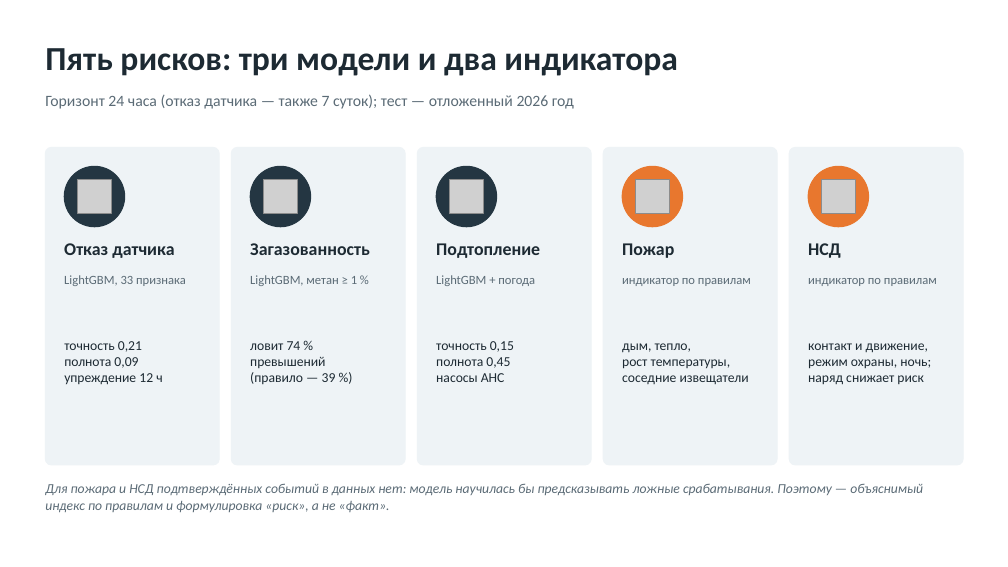
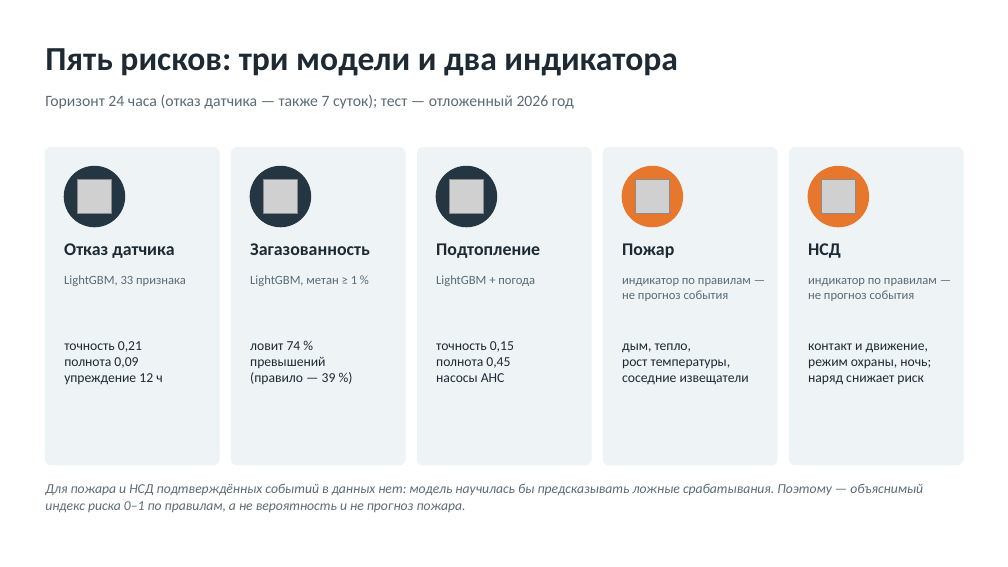
Before and after one commit to Microgit-dev/collector_incident_forecast, a slide deck: slide 6 of docs/delivery/out/Презентация.pptx. Drawn at 1008x567 pixels with LibreOffice and Linux fonts; fonts in the diff are those of the drawing; grey boxes stand for pictures. Boxes give left, top, right and bottom in pixels: in the first picture for what was removed or moved away, otherwise in the second. Text is boxed around its words. In the diff, an @@ line names an element or a change of style, - is before the commit and + after.

```diff
--- a/docs/delivery/out/Презентация.pptx
+++ b/docs/delivery/out/Презентация.pptx
@@ text at <box>622,278,751,301</box>: text changed @@
-индикатор по правилам
+индикатор по правилам —
+не прогноз события
@@ text at <box>808,278,937,301</box>: text changed @@
-индикатор по правилам
+индикатор по правилам —
+не прогноз события
@@ text at <box>45,484,923,512</box>: text changed @@
-Для пожара и НСД подтверждённых событий в данных нет: модель научилась бы предсказывать ложные срабатывания. Поэтому — объяснимый индекс по правилам и формулировка «риск», а не «факт».
+Для пожара и НСД подтверждённых событий в данных нет: модель научилась бы предсказывать ложные срабатывания. Поэтому — объяснимый индекс риска 0–1 по правилам, а не вероятность и не прогноз пожара.
```
Also in this commit, not shown: 9 other slides changed, 5 slides added, 2 slides removed, 16 other files.
